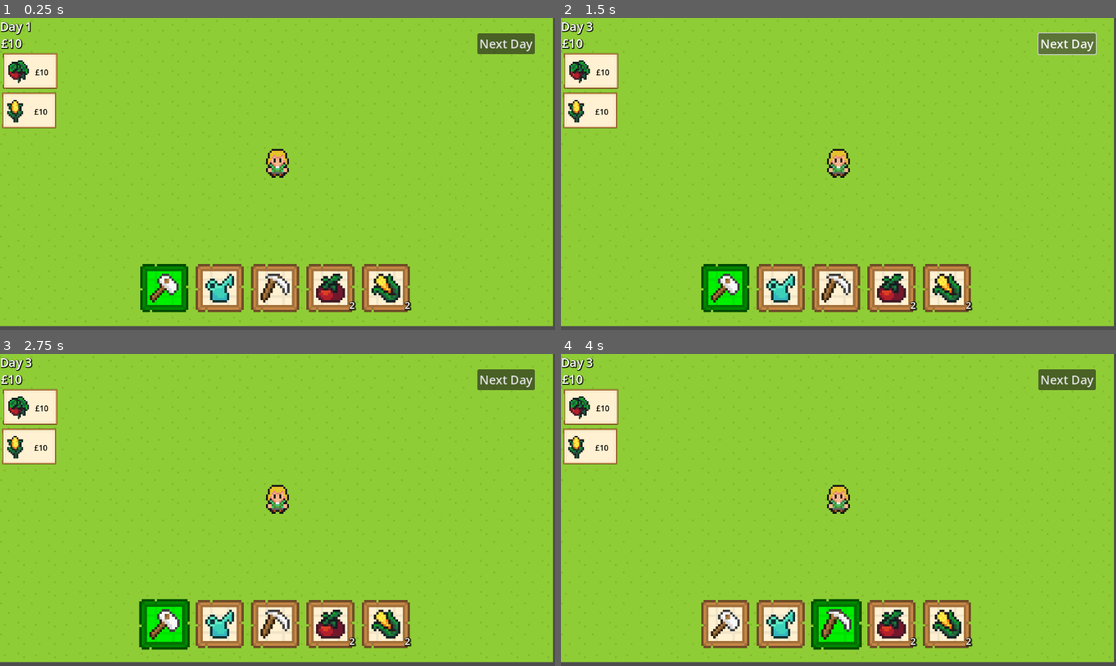
Above: before the commit, frames 1-4 (two rows, left to right).
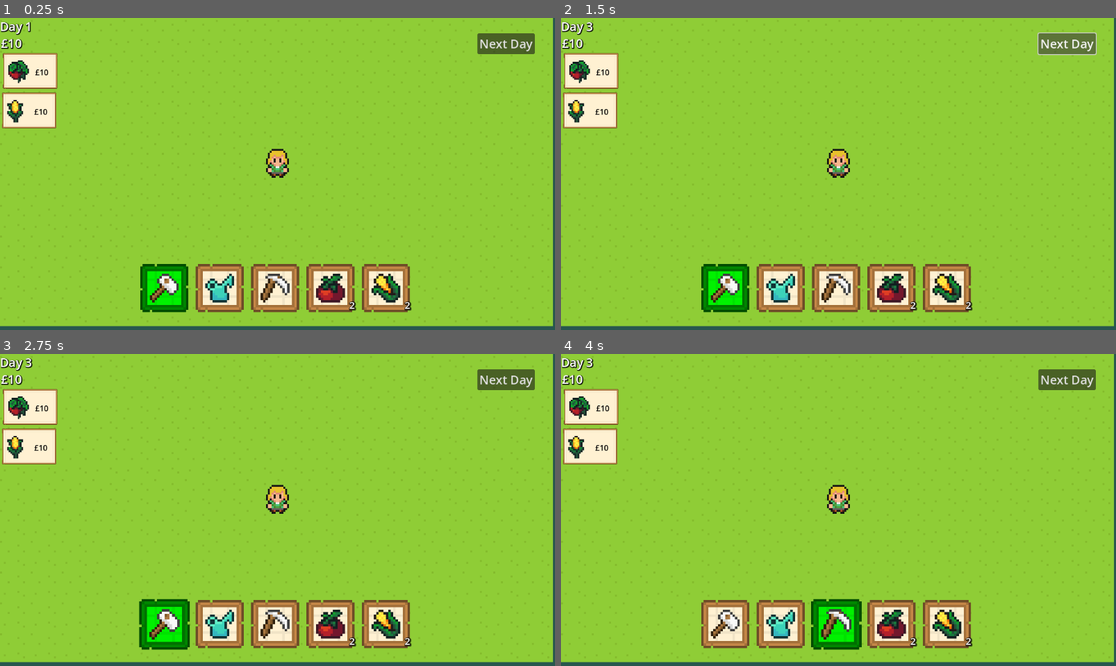
Above: after the commit, the same moments.

Repository: Sammizzy/FarmingProject
Game: Godot game, scene res://Scenes/main.tscn
The game is run twice, just before and just after one commit, with the same random seed, the same clock (stepped at 60 frames per second) and the same inputs.
Inputs (mouse positions are in pixels of both pictures, inside the frame that each line leads up to):
- Up to frame 1 (0.25 s): no input
- Up to frame 2 (1.5 s): click "Next Day" at 0.5 s; click "Next Day" at 1.25 s
- Up to frame 3 (2.75 s): click (166, 625) at 2 s
- Up to frame 4 (4 s): click (783, 625) at 2.75 s; click (838, 625) at 3.5 s

The runs differ from the first frame. In frame 1, 1.5% of the frame differs, in the area x 0-100%, y 0-100%; in frame 2, 1.5%; in frame 3, 1.5%; in frame 4, 1.5%.

Commit message:
added menu and initialised game from both menu and loading in to game

Diff:
--- /dev/null
+++ b/Scenes/menu.tscn
@@ -0,0 +1,53 @@
+[gd_scene load_steps=3 format=3 uid="uid://cfe4adnlvvprm"]
+
+[ext_resource type="Script" uid="uid://jkm8oicvqh2c" path="res://Scripts/menu.gd" id="1_1rerr"]
+
+[sub_resource type="LabelSettings" id="LabelSettings_u4yt8"]
+font_size = 40
+outline_size = 5
+outline_color = Color(0, 0, 0, 1)
+
+[node name="Menu" type="Control"]
+layout_mode = 3
+anchors_preset = 15
+anchor_right = 1.0
+anchor_bottom = 1.0
+grow_horizontal = 2
+grow_vertical = 2
+script = ExtResource("1_1rerr")
+
+[node name="Title" type="Label" parent="."]
+layout_mode = 1
+anchors_preset = 10
+anchor_right = 1.0
+offset_left = -1.0
+offset_top = 29.0
+offset_right = -1.0
+offset_bottom = 97.0
+grow_horizontal = 2
+text = "Farming game"
+label_settings = SubResource("LabelSettings_u4yt8")
+horizontal_alignment = 1
+vertical_alignment = 1
+
+[node name="PlayButton" type="Button" parent="."]
+layout_mode = 1
+offset_left = 472.0
+offset_top = 195.0
+offset_right = 711.0
+offset_bottom = 273.0
+theme_override_font_sizes/font_size = 25
+text = "Play
+"
+
+[node name="Quit" type="Button" parent="."]
+layout_mode = 0
+offset_left = 481.0
+offset_top = 346.0
+offset_right = 720.0
+offset_bottom = 424.0
+theme_override_font_sizes/font_size = 25
+text = "Quit"
+
+[connection signal="pressed" from="PlayButton" to="." method="_on_play_button_pressed"]
+[connection signal="pressed" from="Quit" to="." method="_on_quit_pressed"]
--- a/Scripts/game_manager.gd
+++ b/Scripts/game_manager.gd
@@ -20,6 +20,16 @@
 
 
 func _ready():
+	get_tree().scene_changed.connect(_on_change_scene)
+
+	if get_tree().current_scene.name == "Main":
+		_on_change_scene()
+
+
+func _on_change_scene():
+	if get_tree().current_scene.name != "Main":
+		return
+
 	for cd in all_crop_data:
 		give_seed.call_deferred(cd, 2)
 
--- /dev/null
+++ b/Scripts/menu.gd
@@ -0,0 +1,10 @@
+extends Control
+
+
+
+func _on_play_button_pressed() -> void:
+	get_tree().change_scene_to_file("res://Scenes/main.tscn")
+
+
+func _on_quit_pressed() -> void:
+	get_tree().quit()
--- a/project.godot
+++ b/project.godot
@@ -51,3 +51,4 @@
 [rendering]
 
 textures/canvas_textures/default_texture_filter=0
+environment/defaults/default_clear_color=Color(0.15696007, 0.34029183, 0.306515, 1)
Not shown, added: Scripts/menu.gd.uid
